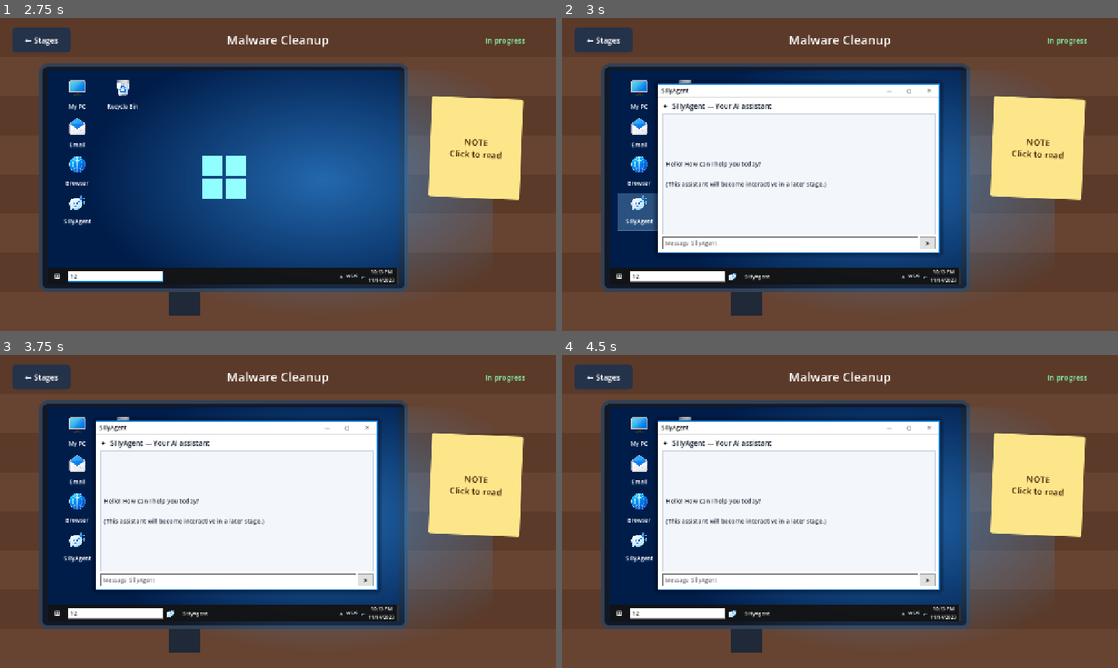
Above: before the commit, frames 1-4 (two rows, left to right).
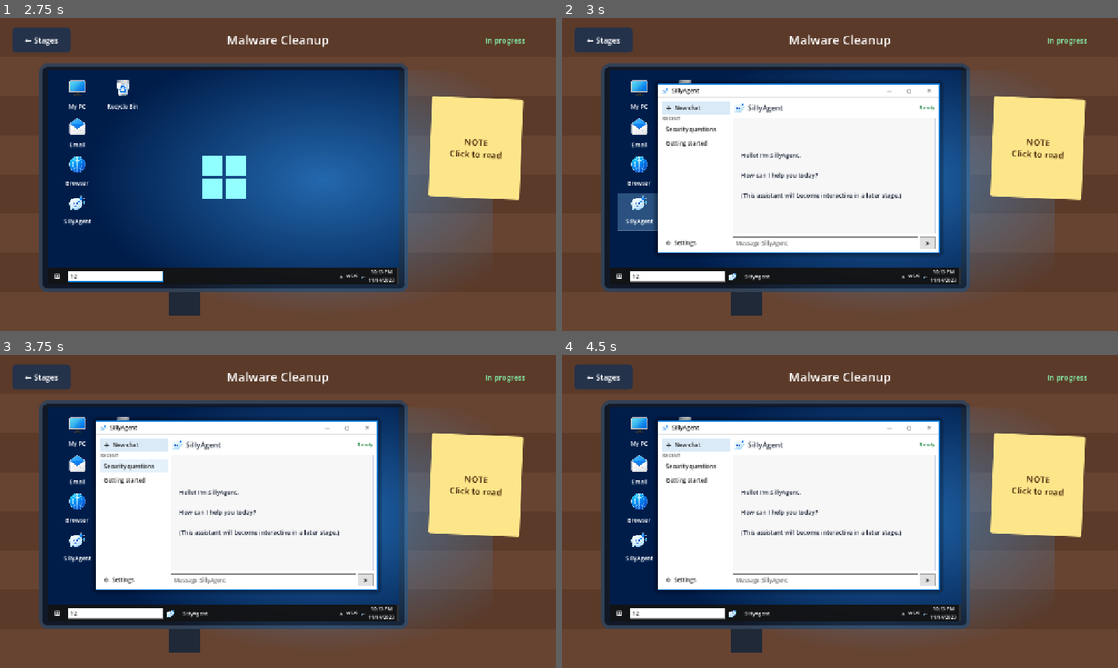
Above: after the commit, the same moments.

Repository: schjr/SecGame
Game: Godot game, scene res://scenes/main.tscn
The game is run twice, just before and just after one commit, with the same random seed, the same clock (stepped at 60 frames per second) and the same inputs.
Inputs (mouse positions are in pixels of both pictures, inside the frame that each line leads up to):
- Up to frame 1 (2.75 s): click "Start" at 0.5 s; click "○ Malware Cleanup Inspect sus…" at 1.25 s; click (116, 274) at 2.02 s; type "12" at 2.1 s
- Up to frame 2 (3 s): click "SillyAgent" at 2.75 s
- Up to frame 3 (3.75 s): click (133, 467) at 3.5 s, where only the run after the commit has a clickable "Security questions"
- Up to frame 4 (4.5 s): click "SillyAgent" at 4.25 s

Frame 1 is identical in both runs. In frame 2, 2.6% of the frame differs, in the area x 17-68%, y 22-74%; in frame 3, 2.6%; in frame 4, 2.6%.

Commit message:
UI: Better UI for all programs

Diff:
--- a/scripts/pc_desktop.gd
+++ b/scripts/pc_desktop.gd
@@ -413,9 +413,22 @@
 	var displayed_type: String = item.get("type", "")
 	if item.get("kind", "") == "folder":
 		displayed_type = t("Folder", "文件夹")
-	root.add_child(dark_label(t("Name: ", "名称：") + item.get("name", ""), 18))
-	root.add_child(dark_label(t("Type: ", "类型：") + displayed_type, 18))
-	root.add_child(dark_label(t("Path: ", "路径：") + item.get("path", ""), 18))
+	var tabs := HBoxContainer.new()
+	tabs.add_child(sidebar_item(t("General", "常规"), true))
+	tabs.add_child(sidebar_item(t("Security", "安全")))
+	root.add_child(tabs)
+	var identity := HBoxContainer.new()
+	var icon_name := file_icon_name(item) if item.get("scope", "") == "file" else app_icon_name(item.get("id", "my_pc"))
+	identity.add_child(app_icon_rect(icon_name, 54))
+	var name_label := dark_label(item.get("name", ""), 17)
+	name_label.vertical_alignment = VERTICAL_ALIGNMENT_CENTER
+	identity.add_child(name_label)
+	root.add_child(identity)
+	root.add_child(HSeparator.new())
+	root.add_child(dark_label(t("Type of item:  ", "项目类型：  ") + displayed_type, 14))
+	root.add_child(dark_label(t("Location:      ", "位置：      ") + item.get("path", ""), 14))
+	root.add_child(HSeparator.new())
+	root.add_child(dark_label(t("Attributes:    ☑ Archive     ☐ Hidden", "属性：    ☑ 存档     ☐ 隐藏"), 13, UIFactory.color("#555555")))
 
 func app_display_name(id: String) -> String:
 	var names := {"my_pc":t("My PC", "我的电脑"), "email":t("Email", "电子邮件"), "browser":t("Browser", "浏览器"), "agent":t("SillyAgent", "智慧助手"), "recycle":t("Recycle Bin", "回收站")}
@@ -461,6 +474,16 @@
 	var pad := Control.new()
 	pad.custom_minimum_size.x = 8
 	titlebar.add_child(pad)
+	var title_icon := TextureRect.new()
+	title_icon.texture = icon_texture(app_icon_name(id))
+	title_icon.custom_minimum_size = Vector2(18, 18)
+	title_icon.expand_mode = TextureRect.EXPAND_IGNORE_SIZE
+	title_icon.stretch_mode = TextureRect.STRETCH_KEEP_ASPECT_CENTERED
+	title_icon.mouse_filter = Control.MOUSE_FILTER_IGNORE
+	titlebar.add_child(title_icon)
+	var icon_gap := Control.new()
+	icon_gap.custom_minimum_size.x = 6
+	titlebar.add_child(icon_gap)
 	var heading := dark_label(title, 13, UIFactory.color("#1a1a1a"))
 	heading.size_flags_horizontal = Control.SIZE_EXPAND_FILL
 	heading.vertical_alignment = VERTICAL_ALIGNMENT_CENTER
@@ -494,6 +517,44 @@
 		refresh_task_buttons()
 	raise_window(panel)
 	return root
+
+func make_app_toolbar() -> HBoxContainer:
+	var bar := HBoxContainer.new()
+	bar.custom_minimum_size.y = 34
+	bar.add_theme_constant_override("separation", 4)
+	bar.add_theme_stylebox_override("panel", UIFactory.flat(UIFactory.color("#f5f5f5"), UIFactory.color("#d7d7d7"), 1, 6, 3))
+	return bar
+
+func make_sidebar(width := 135.0) -> VBoxContainer:
+	var side := VBoxContainer.new()
+	side.custom_minimum_size.x = width
+	side.add_theme_constant_override("separation", 2)
+	side.add_theme_stylebox_override("panel", UIFactory.flat(UIFactory.color("#f3f3f3"), UIFactory.color("#dedede"), 1, 6, 6))
+	return side
+
+func sidebar_item(text: String, selected := false) -> Button:
+	var b := Button.new()
+	b.text = text
+	b.alignment = HORIZONTAL_ALIGNMENT_LEFT
+	b.custom_minimum_size.y = 30
+	b.add_theme_font_size_override("font_size", 13)
+	b.add_theme_color_override("font_color", UIFactory.color("#202020"))
+	b.add_theme_color_override("font_hover_color", UIFactory.color("#202020"))
+	var normal_color := UIFactory.color("#dbeaf7") if selected else Color.TRANSPARENT
+	b.add_theme_stylebox_override("normal", UIFactory.flat(normal_color, Color.TRANSPARENT, 0, 8, 3))
+	b.add_theme_stylebox_override("hover", UIFactory.flat(UIFactory.color("#e5f1fb"), Color.TRANSPARENT, 0, 8, 3))
+	b.add_theme_stylebox_override("pressed", UIFactory.flat(UIFactory.color("#cce4f7"), Color.TRANSPARENT, 0, 8, 3))
+	b.add_theme_stylebox_override("focus", StyleBoxEmpty.new())
+	return b
+
+func app_icon_rect(name: String, size_px := 24) -> TextureRect:
+	var icon := TextureRect.new()
+	icon.texture = icon_texture(name)
+	icon.custom_minimum_size = Vector2(size_px, size_px)
+	icon.expand_mode = TextureRect.EXPAND_IGNORE_SIZE
+	icon.stretch_mode = TextureRect.STRETCH_KEEP_ASPECT_CENTERED
+	icon.mouse_filter = Control.MOUSE_FILTER_IGNORE
+	return icon
 
 func caption_button(text: String, tooltip: String, is_close := false) -> Button:
 	var b := Button.new()
@@ -685,6 +746,13 @@
 
 func open_my_pc(path: String) -> void:
 	var root := create_window("my_pc", t("File Explorer", "文件资源管理器") + " — " + (t("This PC", "此电脑") if path == "root" else fs_items.get(path, {}).get("name", path)), Vector2(680, 390))
+	var ribbon := make_app_toolbar()
+	for tab_name in [t("File", "文件"), t("Computer", "计算机"), t("View", "查看")]:
+		var tab := Button.new()
+		tab.text = tab_name
+		UIFactory.style_win10_button(tab)
+		ribbon.add_child(tab)
+	root.add_child(ribbon)
 	var nav := HBoxContainer.new()
 	nav.add_theme_constant_override("separation", 4)
 	root.add_child(nav)
@@ -706,9 +774,26 @@
 	address.size_flags_horizontal = Control.SIZE_EXPAND_FILL
 	UIFactory.style_win10_lineedit(address)
 	nav.add_child(address)
+	var search_box := LineEdit.new()
+	search_box.placeholder_text = t("Search", "搜索")
+	search_box.custom_minimum_size.x = 125
+	UIFactory.style_win10_lineedit(search_box)
+	nav.add_child(search_box)
+	var workspace := HBoxContainer.new()
+	workspace.size_flags_vertical = Control.SIZE_EXPAND_FILL
+	workspace.add_theme_constant_override("separation", 8)
+	root.add_child(workspace)
+	var side := make_sidebar(125)
+	side.add_child(sidebar_item("★  " + t("Quick access", "快速访问")))
+	side.add_child(sidebar_item("▣  " + t("Desktop", "桌面")))
+	side.add_child(sidebar_item("▤  " + t("Documents", "文档"), path.begins_with("D:\\Documents")))
+	side.add_child(sidebar_item("▰  " + t("Pictures", "图片"), path.begins_with("D:\\Photos")))
+	side.add_child(sidebar_item("▣  " + t("This PC", "此电脑"), path == "root"))
+	workspace.add_child(side)
 	var scroll := ScrollContainer.new()
 	scroll.size_flags_vertical = Control.SIZE_EXPAND_FILL
-	root.add_child(scroll)
+	scroll.size_flags_horizontal = Control.SIZE_EXPAND_FILL
+	workspace.add_child(scroll)
 	var grid := GridContainer.new()
 	grid.columns = 4
 	grid.size_flags_horizontal = Control.SIZE_EXPAND_FILL
@@ -801,27 +886,47 @@
 
 func open_email() -> void:
 	var root := create_window("email", t("SecMail", "安全邮箱"), Vector2(710, 400))
-	var toolbar := HBoxContainer.new()
+	var toolbar := make_app_toolbar()
 	var compose := Button.new()
-	compose.text = "+ " + t("New mail", "写邮件")
+	compose.text = "✉  " + t("New mail", "写邮件")
 	UIFactory.style_win10_button(compose)
 	compose.pressed.connect(open_compose)
 	toolbar.add_child(compose)
 	var spacer := Control.new()
 	spacer.size_flags_horizontal = Control.SIZE_EXPAND_FILL
 	toolbar.add_child(spacer)
-	toolbar.add_child(dark_label(t("Inbox", "收件箱") + " (%d)" % stage.get("emails", []).size(), 14))
+	var sync := Button.new()
+	sync.text = "↻  " + t("Sync", "同步")
+	UIFactory.style_win10_button(sync)
+	toolbar.add_child(sync)
 	root.add_child(toolbar)
+	var workspace := HBoxContainer.new()
+	workspace.size_flags_vertical = Control.SIZE_EXPAND_FILL
+	workspace.add_theme_constant_override("separation", 8)
+	root.add_child(workspace)
+	var side := make_sidebar(145)
+	side.add_child(dark_label(t("FOLDERS", "文件夹"), 11, UIFactory.color("#666666")))
+	side.add_child(sidebar_item("▣  " + t("Inbox", "收件箱") + "  %d" % stage.get("emails", []).size(), true))
+	side.add_child(sidebar_item("☆  " + t("Drafts", "草稿")))
+	side.add_child(sidebar_item("➤  " + t("Sent", "已发送")))
+	side.add_child(sidebar_item("♲  " + t("Deleted", "已删除")))
+	workspace.add_child(side)
+	var inbox := VBoxContainer.new()
+	inbox.size_flags_horizontal = Control.SIZE_EXPAND_FILL
+	inbox.size_flags_vertical = Control.SIZE_EXPAND_FILL
+	inbox.add_child(dark_label(t("Focused inbox", "重点收件箱"), 16, UIFactory.color("#202020")))
+	workspace.add_child(inbox)
 	var emails: Array = stage.get("emails", [])
 	if emails.is_empty():
-		var empty := dark_label(t("Your inbox is empty.", "收件箱为空。"), 20, UIFactory.color("#64748b"))
+		var empty := dark_label(t("You're all caught up\nThere is no mail to show.", "所有邮件都已处理\n没有可显示的邮件。"), 18, UIFactory.color("#64748b"))
 		empty.horizontal_alignment = HORIZONTAL_ALIGNMENT_CENTER
+		empty.vertical_alignment = VERTICAL_ALIGNMENT_CENTER
 		empty.size_flags_vertical = Control.SIZE_EXPAND_FILL
-		root.add_child(empty)
+		inbox.add_child(empty)
 		return
 	var scroll := ScrollContainer.new()
 	scroll.size_flags_vertical = Control.SIZE_EXPAND_FILL
-	root.add_child(scroll)
+	inbox.add_child(scroll)
 	var list := VBoxContainer.new()
 	list.size_flags_horizontal = Control.SIZE_EXPAND_FILL
 	list.add_theme_constant_override("separation", 4)
@@ -898,6 +1003,16 @@
 
 func open_browser(initial: String) -> void:
 	var root := create_window("browser", t("SuperBrowser", "超级浏览器"), Vector2(710, 400))
+	var tabs := HBoxContainer.new()
+	tabs.custom_minimum_size.y = 30
+	tabs.add_theme_constant_override("separation", 2)
+	var active_tab := sidebar_item("◎  " + t("New tab", "新标签页"), true)
+	active_tab.custom_minimum_size.x = 180
+	tabs.add_child(active_tab)
+	var new_tab := sidebar_item("+")
+	new_tab.custom_minimum_size.x = 34
+	tabs.add_child(new_tab)
+	root.add_child(tabs)
 	var nav := HBoxContainer.new()
 	nav.add_theme_constant_override("separation", 4)
 	var refresh := Button.new()
@@ -923,16 +1038,26 @@
 	bookmarks.add_theme_constant_override("separation", 4)
 	for bookmark in [["security.local", t("Security Center", "安全中心")], ["news.local", t("Daily News", "每日新闻")], ["learn.local", t("Learning Portal", "学习中心")]]:
 		var b := Button.new()
-		b.text = "★ " + bookmark[1]
-		UIFactory.style_win10_button(b)
+		b.text = "★  " + bookmark[1]
+		b.add_theme_font_size_override("font_size", 12)
+		b.add_theme_color_override("font_color", UIFactory.color("#333333"))
+		b.add_theme_stylebox_override("normal", StyleBoxEmpty.new())
+		b.add_theme_stylebox_override("hover", UIFactory.flat(UIFactory.color("#e5e5e5"), Color.TRANSPARENT, 0, 5, 2))
+		b.add_theme_stylebox_override("focus", StyleBoxEmpty.new())
 		b.pressed.connect(navigate_browser.bind(bookmark[0]))
 		bookmarks.add_child(b)
 	root.add_child(bookmarks)
-	var page := dark_label(t("Welcome to SuperBrowser\n\nUse a bookmark, enter a local domain, or search with SuperSearch.", "欢迎使用超级浏览器\n\n请选择书签、输入本地域名，或使用超级搜索。"), 15)
+	var page_panel := PanelContainer.new()
+	page_panel.size_flags_vertical = Control.SIZE_EXPAND_FILL
+	page_panel.add_theme_stylebox_override("panel", UIFactory.flat(Color.WHITE, UIFactory.color("#d6d6d6"), 1, 20, 18))
+	root.add_child(page_panel)
+	var page := dark_label(t("SuperBrowser\n\nWelcome to your new tab\nUse a bookmark, enter a local domain, or search with SuperSearch.", "超级浏览器\n\n欢迎打开新标签页\n请选择书签、输入本地域名，或使用超级搜索。"), 15)
 	page.name = "WebPage"
 	page.autowrap_mode = TextServer.AUTOWRAP_WORD_SMART
 	page.size_flags_vertical = Control.SIZE_EXPAND_FILL
-	root.add_child(page)
+	page.horizontal_alignment = HORIZONTAL_ALIGNMENT_CENTER
+	page.vertical_alignment = VERTICAL_ALIGNMENT_CENTER
+	page_panel.add_child(page)
 	if not initial.is_empty():
 		navigate_browser(initial)
 
@@ -956,15 +1081,40 @@
 
 func open_agent() -> void:
 	var root := create_window("agent", t("SillyAgent", "智慧助手"), Vector2(650, 390))
-	var header := dark_label("✦  " + t("SillyAgent — Your AI assistant", "智慧助手 — 你的 AI 助手"), 16)
-	root.add_child(header)
+	var workspace := HBoxContainer.new()
+	workspace.size_flags_vertical = Control.SIZE_EXPAND_FILL
+	workspace.add_theme_constant_override("separation", 8)
+	root.add_child(workspace)
+	var side := make_sidebar(155)
+	var new_chat := sidebar_item("＋  " + t("New chat", "新对话"), true)
+	side.add_child(new_chat)
+	side.add_child(dark_label(t("RECENT", "最近"), 11, UIFactory.color("#666666")))
+	side.add_child(sidebar_item(t("Security questions", "安全问题")))
+	side.add_child(sidebar_item(t("Getting started", "开始使用")))
+	var side_spacer := Control.new()
+	side_spacer.size_flags_vertical = Control.SIZE_EXPAND_FILL
+	side.add_child(side_spacer)
+	side.add_child(sidebar_item("⚙  " + t("Settings", "设置")))
+	workspace.add_child(side)
+	var conversation := VBoxContainer.new()
+	conversation.size_flags_horizontal = Control.SIZE_EXPAND_FILL
+	conversation.size_flags_vertical = Control.SIZE_EXPAND_FILL
+	conversation.add_theme_constant_override("separation", 8)
+	workspace.add_child(conversation)
+	var header := HBoxContainer.new()
+	header.add_child(app_icon_rect("silly_agent", 30))
+	var agent_title := dark_label(t("SillyAgent", "智慧助手"), 17)
+	agent_title.size_flags_horizontal = Control.SIZE_EXPAND_FILL
+	header.add_child(agent_title)
+	header.add_child(dark_label(t("Ready", "就绪"), 12, UIFactory.color("#16833b")))
+	conversation.add_child(header)
 	var chat := PanelContainer.new()
 	chat.size_flags_vertical = Control.SIZE_EXPAND_FILL
-	chat.add_theme_stylebox_override("panel", UIFactory.flat(UIFactory.color("#f3f6fb"), UIFactory.color("#d0d7e5"), 1, 8, 8))
-	var welcome := dark_label(t("Hello! How can I help you today?\n\n(This assistant will become interactive in a later stage.)", "你好！今天有什么可以帮你？\n\n（助手功能将在后续阶段实现。）"), 14)
+	chat.add_theme_stylebox_override("panel", UIFactory.flat(UIFactory.color("#f7f7f8"), UIFactory.color("#d0d7e5"), 1, 18, 16))
+	var welcome := dark_label(t("Hello! I'm SillyAgent.\n\nHow can I help you today?\n\n(This assistant will become interactive in a later stage.)", "你好！我是智慧助手。\n\n今天有什么可以帮你？\n\n（助手功能将在后续阶段实现。）"), 14)
 	welcome.autowrap_mode = TextServer.AUTOWRAP_WORD_SMART
 	chat.add_child(welcome)
-	root.add_child(chat)
+	conversation.add_child(chat)
 	var input_row := HBoxContainer.new()
 	input_row.add_theme_constant_override("separation", 4)
 	var input := LineEdit.new()
@@ -976,26 +1126,52 @@
 	send.text = "➤"
 	UIFactory.style_win10_button(send)
 	input_row.add_child(send)
-	root.add_child(input_row)
+	conversation.add_child(input_row)
 
 func open_recycle_bin() -> void:
 	var root := create_window("recycle", t("Recycle Bin", "回收站"), Vector2(600, 350))
-	if deleted_items.is_empty():
-		var empty := dark_label(t("Recycle Bin is empty.", "回收站为空。"), 20, UIFactory.color("#64748b"))
-		empty.horizontal_alignment = HORIZONTAL_ALIGNMENT_CENTER
-		empty.size_flags_vertical = Control.SIZE_EXPAND_FILL
-		root.add_child(empty)
-		return
-	var toolbar := HBoxContainer.new()
-	var summary := dark_label(t("Deleted items: ", "已删除项目：") + str(deleted_items.size()), 15)
-	summary.size_flags_horizontal = Control.SIZE_EXPAND_FILL
-	toolbar.add_child(summary)
+	var toolbar := make_app_toolbar()
 	var empty_button := Button.new()
-	empty_button.text = t("Empty Recycle Bin", "清空回收站")
+	empty_button.text = "♲  " + t("Empty Recycle Bin", "清空回收站")
 	UIFactory.style_win10_button(empty_button)
+	empty_button.disabled = deleted_items.is_empty()
 	empty_button.pressed.connect(confirm_empty_recycle_bin)
 	toolbar.add_child(empty_button)
+	var toolbar_space := Control.new()
+	toolbar_space.size_flags_horizontal = Control.SIZE_EXPAND_FILL
+	toolbar.add_child(toolbar_space)
+	toolbar.add_child(dark_label(t("Manage", "管理"), 12, UIFactory.color("#666666")))
 	root.add_child(toolbar)
+	var address := LineEdit.new()
+	address.text = t("This PC  ›  Recycle Bin", "此电脑  ›  回收站")
+	address.editable = false
+	UIFactory.style_win10_lineedit(address)
+	root.add_child(address)
+	if deleted_items.is_empty():
+		var empty_state := CenterContainer.new()
+		empty_state.size_flags_vertical = Control.SIZE_EXPAND_FILL
+		var empty_box := VBoxContainer.new()
+		empty_box.alignment = BoxContainer.ALIGNMENT_CENTER
+		var bin_icon := app_icon_rect("recycle_bin", 72)
+		empty_box.add_child(bin_icon)
+		var empty := dark_label(t("This folder is empty.", "此文件夹为空。"), 16, UIFactory.color("#666666"))
+		empty.horizontal_alignment = HORIZONTAL_ALIGNMENT_CENTER
+		empty_box.add_child(empty)
+		empty_state.add_child(empty_box)
+		root.add_child(empty_state)
+		return
+	var columns := HBoxContainer.new()
+	columns.custom_minimum_size.y = 25
+	var name_header := dark_label(t("Name", "名称"), 12, UIFactory.color("#555555"))
+	name_header.size_flags_horizontal = Control.SIZE_EXPAND_FILL
+	columns.add_child(name_header)
+	var location_header := dark_label(t("Original location", "原始位置"), 12, UIFactory.color("#555555"))
+	location_header.custom_minimum_size.x = 180
+	columns.add_child(location_header)
+	var actions_header := dark_label(t("Actions", "操作"), 12, UIFactory.color("#555555"))
+	actions_header.custom_minimum_size.x = 190
+	columns.add_child(actions_header)
+	root.add_child(columns)
 	var scroll := ScrollContainer.new()
 	scroll.size_flags_vertical = Control.SIZE_EXPAND_FILL
 	root.add_child(scroll)
@@ -1006,9 +1182,15 @@
 	for index in deleted_items.size():
 		var item: Dictionary = deleted_items[index]
 		var row := HBoxContainer.new()
-		var details := dark_label("♲  " + item.get("name", "") + "\n" + item.get("path", ""), 14)
+		row.custom_minimum_size.y = 42
+		row.add_child(app_icon_rect(file_icon_name(item) if item.get("scope", "") == "file" else app_icon_name(item.get("id", "recycle")), 30))
+		var details := dark_label(item.get("name", ""), 13)
 		details.size_flags_horizontal = Control.SIZE_EXPAND_FILL
 		row.add_child(details)
+		var original_path := dark_label(item.get("path", ""), 12, UIFactory.color("#666666"))
+		original_path.custom_minimum_size.x = 180
+		original_path.clip_text = true
+		row.add_child(original_path)
 		var restore := Button.new()
 		restore.text = t("Restore", "还原")
 		UIFactory.style_win10_button(restore)
@@ -1020,6 +1202,8 @@
 		remove.pressed.connect(confirm_permanent_delete.bind(index))
 		row.add_child(remove)
 		list.add_child(row)
+	var status := dark_label(t("%d item(s)", "%d 个项目") % deleted_items.size(), 12, UIFactory.color("#666666"))
+	root.add_child(status)
 
 func restore_recycle_item(index: int) -> void:
 	if index < 0 or index >= deleted_items.size():
@@ -1095,12 +1279,36 @@
 		var scale := 35.0 / total
 		for process in processes.values():
 			process.cpu *= scale
-		total = 35.0
+			total = 35.0
+	var menu := HBoxContainer.new()
+	for menu_name in [t("File", "文件"), t("Options", "选项"), t("View", "查看")]:
+		var menu_button := sidebar_item(menu_name)
+		menu_button.custom_minimum_size.x = 70
+		menu.add_child(menu_button)
+	root.add_child(menu)
+	var tabs := HBoxContainer.new()
+	for tab_name in [t("Processes", "进程"), t("Performance", "性能"), t("App history", "应用历史"), t("Startup", "启动")]:
+		var tab := sidebar_item(tab_name, tab_name == t("Processes", "进程"))
+		tab.custom_minimum_size.x = 105
+		tabs.add_child(tab)
+	root.add_child(tabs)
+	var utilization := HBoxContainer.new()
+	var utilization_title := dark_label(t("Processes", "进程"), 16)
+	utilization_title.size_flags_horizontal = Control.SIZE_EXPAND_FILL
+	utilization.add_child(utilization_title)
+	utilization.add_child(dark_label(t("CPU usage  ", "CPU 使用率  ") + "%.1f%%" % total, 14, UIFactory.color("#0078d7")))
+	root.add_child(utilization)
 	var header := HBoxContainer.new()
 	var name_header := dark_label(t("Processes", "进程"), 14, UIFactory.color("#5a5a5a"))
 	name_header.size_flags_horizontal = Control.SIZE_EXPAND_FILL
 	header.add_child(name_header)
-	header.add_child(dark_label("CPU", 14, UIFactory.color("#5a5a5a")))
+	var cpu_header := dark_label("CPU", 14, UIFactory.color("#5a5a5a"))
+	cpu_header.custom_minimum_size.x = 70
+	cpu_header.horizontal_alignment = HORIZONTAL_ALIGNMENT_CENTER
+	header.add_child(cpu_header)
+	var action_header := dark_label(t("Actions", "操作"), 14, UIFactory.color("#5a5a5a"))
+	action_header.custom_minimum_size.x = 180
+	header.add_child(action_header)
 	root.add_child(header)
 	var scroll := ScrollContainer.new()
 	scroll.size_flags_vertical = Control.SIZE_EXPAND_FILL
@@ -1116,7 +1324,14 @@
 		var label := dark_label("%s  (PID %d)" % [process.name, pid], 13)
 		label.size_flags_horizontal = Control.SIZE_EXPAND_FILL
 		row.add_child(label)
-		row.add_child(dark_label("%.1f%%" % process.cpu, 13))
+		var cpu := ProgressBar.new()
+		cpu.min_value = 0
+		cpu.max_value = 40
+		cpu.value = process.cpu
+		cpu.show_percentage = false
+		cpu.custom_minimum_size = Vector2(70, 18)
+		cpu.tooltip_text = "%.1f%% CPU" % process.cpu
+		row.add_child(cpu)
 		var path := Button.new()
 		path.text = t("Path", "路径")
 		UIFactory.style_win10_button(path)
